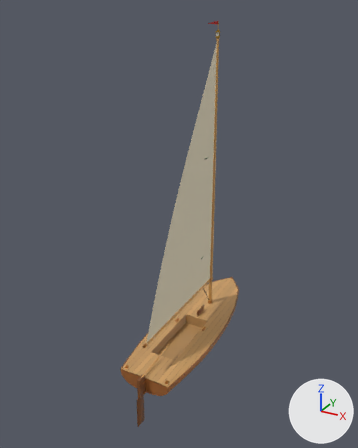
A saved change to the glTF model art/boats/jolly-boat.glb.
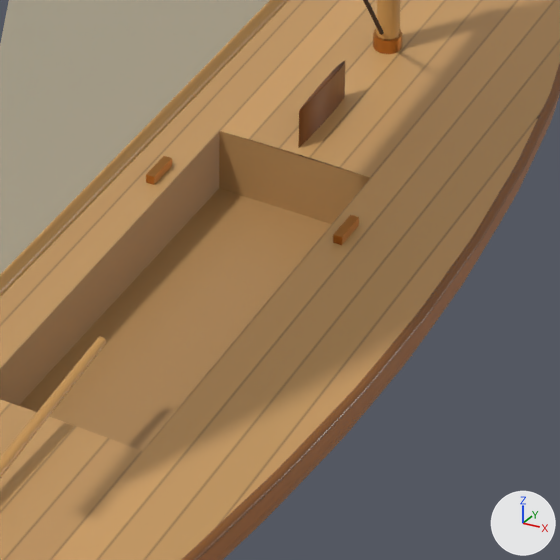
There are two pictures of each version: one whole from a 50 mm lens placed at (4.18, -8.18, 6.77), pointed at (-0.23, -0.16, 2.76), one close up on the part from 43% to 66% of the width and 66% to 84% of the height. The axes (+X, +Y, +Z) are drawn at lower right. The lights are the same throughout. The last two pictures show the newer version. Where no turn or scale is listed for an object, it has been applied to the vertices. Vertices at exactly the same position are counted once.

The first close-up shows 'boom', 'daggerboard', 'hull', 'mast', 'sail', 'tiller' and 1 more.
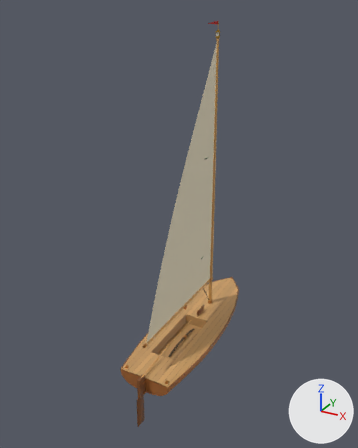
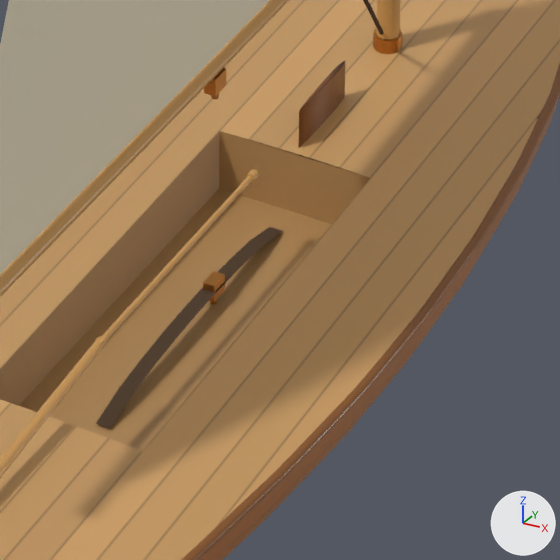
Location of each change, (x1, y1, x2, y2) in pixels of the close-ups (560 x 560 px):
```json
{"object": "strap", "change": "added", "after": [96, 227, 283, 429]}
{"object": "extension", "change": "added", "after": [95, 169, 259, 349]}
{"object": "sheet", "change": "added", "after": [203, 271, 225, 304], "on screen": "orange"}
{"object": "sheet-boom", "change": "added", "after": [204, 68, 226, 99]}
{"part": 1, "of": "me_mesh_0", "change": "deleted", "before": [333, 215, 359, 245], "on screen": "orange"}
{"part": 2, "of": "me_mesh_0", "change": "deleted", "before": [146, 156, 172, 185], "on screen": "orange"}
```

Edits to the scene script, one JSON object a line:
```json
{"block": "me_mesh_0", "where": "# used by ob_hull; location = (0.0, 0.0, 0.0)"}
{"op": "remove", "block": "me_mesh_0", "code": "me_mesh_0.from_pydata(...)  # 4754 vertices, 9215 faces; spans x -0.72..0.72, y -2.05..2.26, z -0.1..0.41"}
{"op": "add", "block": "me_mesh_0", "code": "me_mesh_0.from_pydata(...)  # 4738 vertices, 9191 faces; spans x -0.72..0.72, y -2.05..2.26, z -0.1..0.41"}
{"block": "me_mesh_0", "change": "me_mesh_0 part 1: the loose piece of 8 vertices spanning x 0.32..0.35, y -0.11..0.01, z 0.34..0.37 is deleted"}
{"block": "me_mesh_0", "change": "me_mesh_0 part 2: the loose piece of 8 vertices spanning x -0.35..-0.32, y -0.11..0.01, z 0.34..0.37 is deleted"}
{"op": "add", "block": "me_mesh_13", "code": ["me_mesh_13 = bpy.data.meshes.new('Mesh_13')", "me_mesh_13.from_pydata(...)  # 18 vertices, 16 faces; spans x -0.025..0.025, y -0.65..0.48, z 0.008..0.068", "me_mesh_13.materials.append(mat_rope)  # brown #4c3824"]}
{"op": "add", "block": "me_mesh_4_1", "code": ["me_mesh_4_1 = bpy.data.meshes.new('Mesh_4')", "me_mesh_4_1.from_pydata(...)  # 24 vertices, 36 faces; spans x -0.02..0.02, y -0.035..0.035, z -0.06..0.03", "me_mesh_4_1.materials.append(mat_bronze)  # orange #bd7f3d"]}
{"op": "add", "block": "me_mesh_11", "code": ["me_mesh_11 = bpy.data.meshes.new('Mesh_11')", "me_mesh_11.from_pydata(...)  # 48 vertices, 72 faces; spans x -0.016..0.016, y -0.026..0.97, z -0.014..0.014", "me_mesh_11.materials.append(mat_spar)  # orange #cc9957"]}
{"op": "add", "block": "ob_strap", "code": ["ob_strap = bpy.data.objects.new('strap', me_mesh_13)", "ob_strap.location = (0.0, -0.35, 0.12)"]}
{"op": "add", "block": "ob_sheet", "code": ["ob_sheet = bpy.data.objects.new('sheet', me_mesh_4_1)", "ob_sheet.parent = ob_boat", "ob_sheet.location = (0.0, -0.3, 0.18)"]}
{"op": "add", "block": "ob_extension", "code": ["ob_extension = bpy.data.objects.new('extension', me_mesh_11)", "ob_extension.parent = ob_tiller", "ob_extension.location = (0.0, 1.05, 0.08)"]}
{"op": "add", "block": "ob_sheet_boom", "code": ["ob_sheet_boom = bpy.data.objects.new('sheet-boom', me_mesh_4_1)", "ob_sheet_boom.parent = ob_boom", "ob_sheet_boom.location = (0.0, -1.25, -0.06)"]}
```
